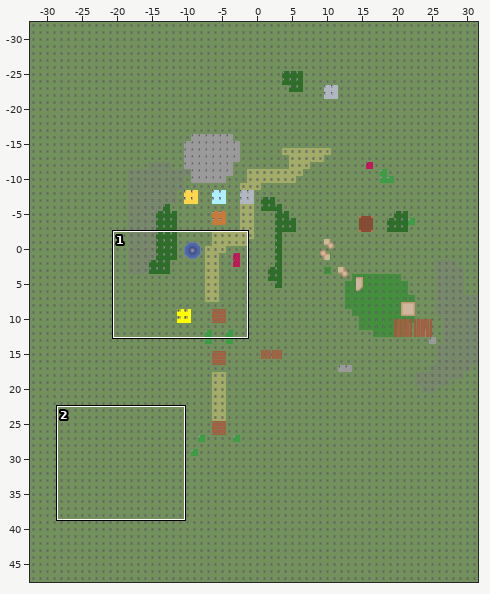
A Tiled map gets an edit: games/pizza/tiled/testMap1.tmx. The first picture is a wide view before the edit; the outline marks the close-up.
Close-up. The starting point:
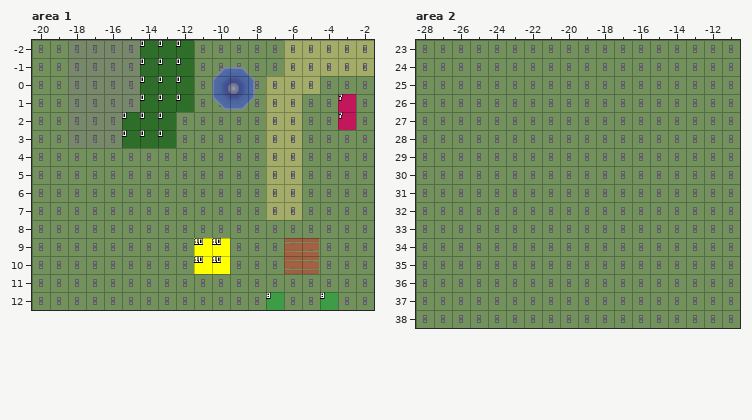
Cells are 32x32 px. Shown: area 1 x -20..-2, y -2..12; area 2 x -28..-11, y 23..38. The commit also changed other parts of the map, which this record leaves out.
And afterwards:
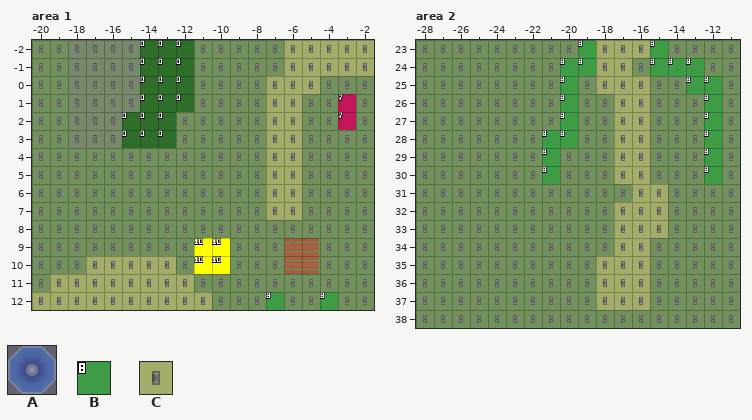
Key: from "models": A 4 "pizza-model-snapshots_Pi"; from "resources": B 8; from "tileset": C 3.
_ is an empty cell, . an unchanged one.
Objects are placed by their top-left corner, in cells (3,4 is the top-left corner of cell 3,4); size is 1x1 cell unless given.
See-through tiles are keyed as they look on the map.
Change:
--- layer "groundLayer2", area 1
@@ x -20..-11 @@
-10 ..._____..
-11 .________.
-12 __________
+10 ...CCCCC..
+11 .CCCCCCCC.
+12 CCCCCCCCCC
--- layer "mapSettings", area 1
-A "pizza-model-snapshots_Pi" at -10,-0.4 size 2.4x2.4
+(outside this view)
--- layer "groundLayer2", area 2
@@ x -18..-15 @@
-23 ___.
-24 __..
-25 ___.
-26 .__.
-27 .__.
-28 .__.
-29 .__.
-30 .__.
-31 ..__
-32 .___
-33 .___
-34 .__.
-35 ___.
-36 ___.
-37 ___.
+23 CCC.
+24 CC..
+25 CCC.
+26 .CC.
+27 .CC.
+28 .CC.
+29 .CC.
+30 .CC.
+31 ..CC
+32 .CCC
+33 .CCC
+34 .CC.
+35 CCC.
+36 CCC.
+37 CCC.
--- layer "resourcesLayer", area 2
@@ x -21..-12 @@
-23 .._..._...
-24 .__...___.
-25 ._......__
-26 ._......._
-27 ._......._
-28 __......._
-29 _........_
-30 _........_
+23 ..B...B...
+24 .BB...BBB.
+25 .B......BB
+26 .B.......B
+27 .B.......B
+28 BB.......B
+29 B........B
+30 B........B
Where, in picture pixels (left, top, right, bottom), the same in both close-ups:
old place: (212, 68, 255, 110)
added: (32, 256, 212, 310)
added: (542, 40, 722, 310)
